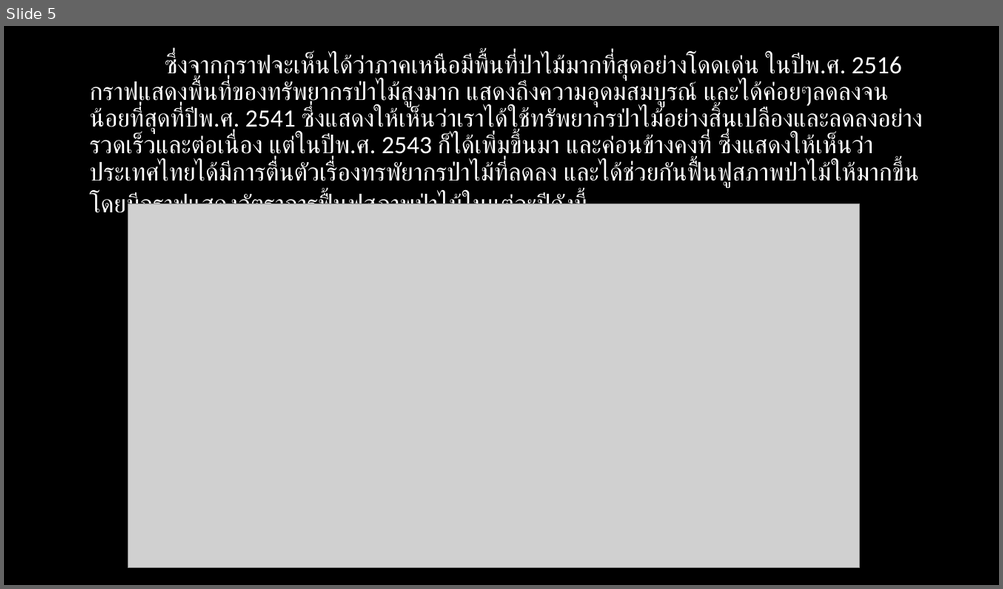
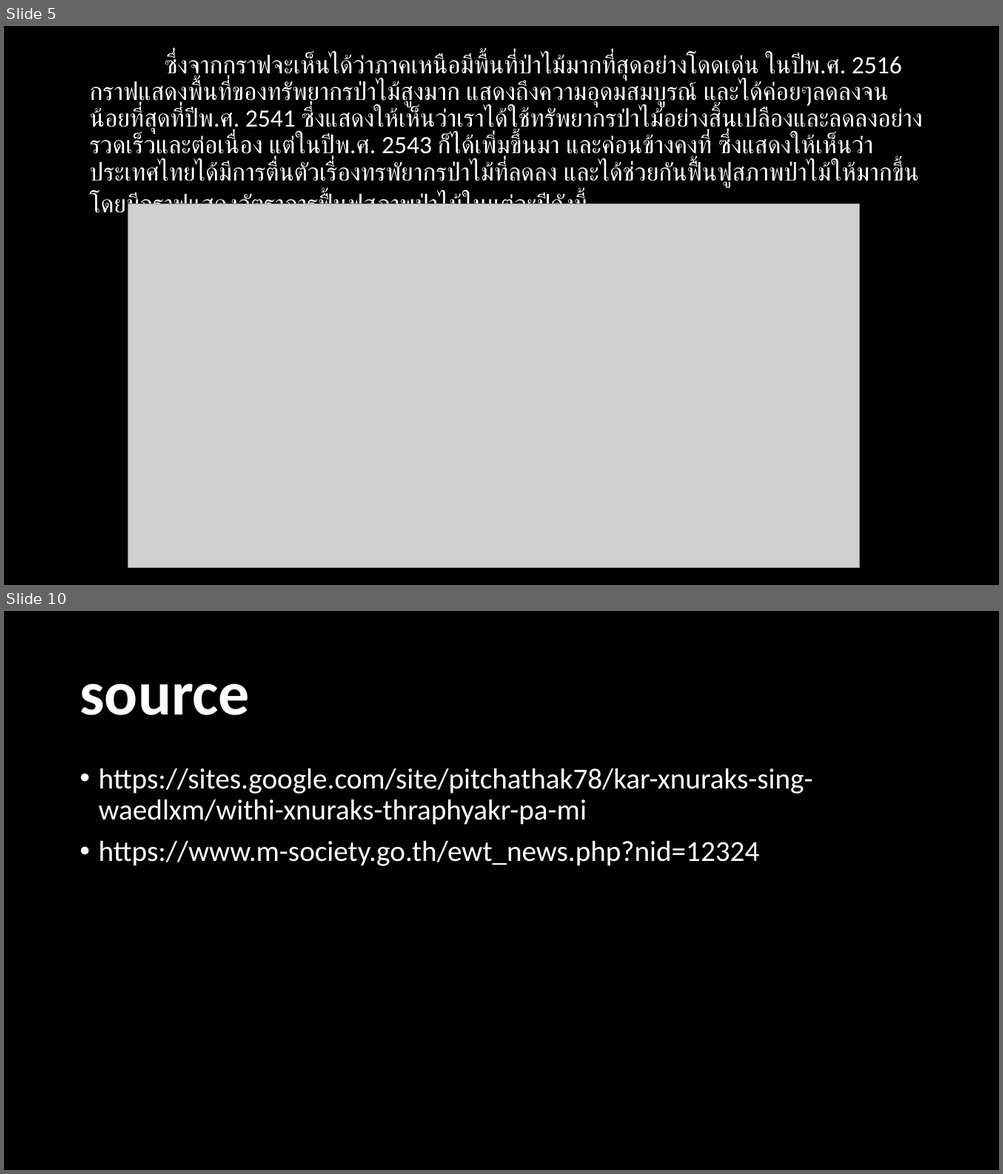
Before and after one commit to chinnatan/TheForest, a slide deck: The Forest.pptx. Shown one above the other, each under a label of ours: slide 5 before the commit, slides 5 and 10 after it; the slides between them are not shown. The pictures are 1003x589 and 1003x1174 pixels, drawn with LibreOffice and Linux fonts; fonts in the diff are those of the drawing; grey boxes stand for pictures. Boxes give left, top, right and bottom in pixels: in the first picture for what was removed or moved away, otherwise in the second. Text is boxed around its words. In the diff, an @@ line names an element or a change of style, - is before the commit and + after.

```diff
--- a/The Forest.pptx
+++ b/The Forest.pptx
@@ slide 10 added at <box>4,611,999,1170</box>, background #000000 @@
@@ title added at <box>79,684,250,715</box>, 60 pt, text #FFFFFF, bold @@
+source
@@ text added at <box>99,768,813,866</box>, 28 pt, text #FFFFFF @@
+• https://sites.google.com/site/pitchathak78/kar-xnuraks-sing-waedlxm/withi-xnuraks-thraphyakr-pa-mi
+• https://www.m-society.go.th/ewt_news.php?nid=12324
```
Also in this commit, not shown: 1 slide changed, 4 other slides added.
